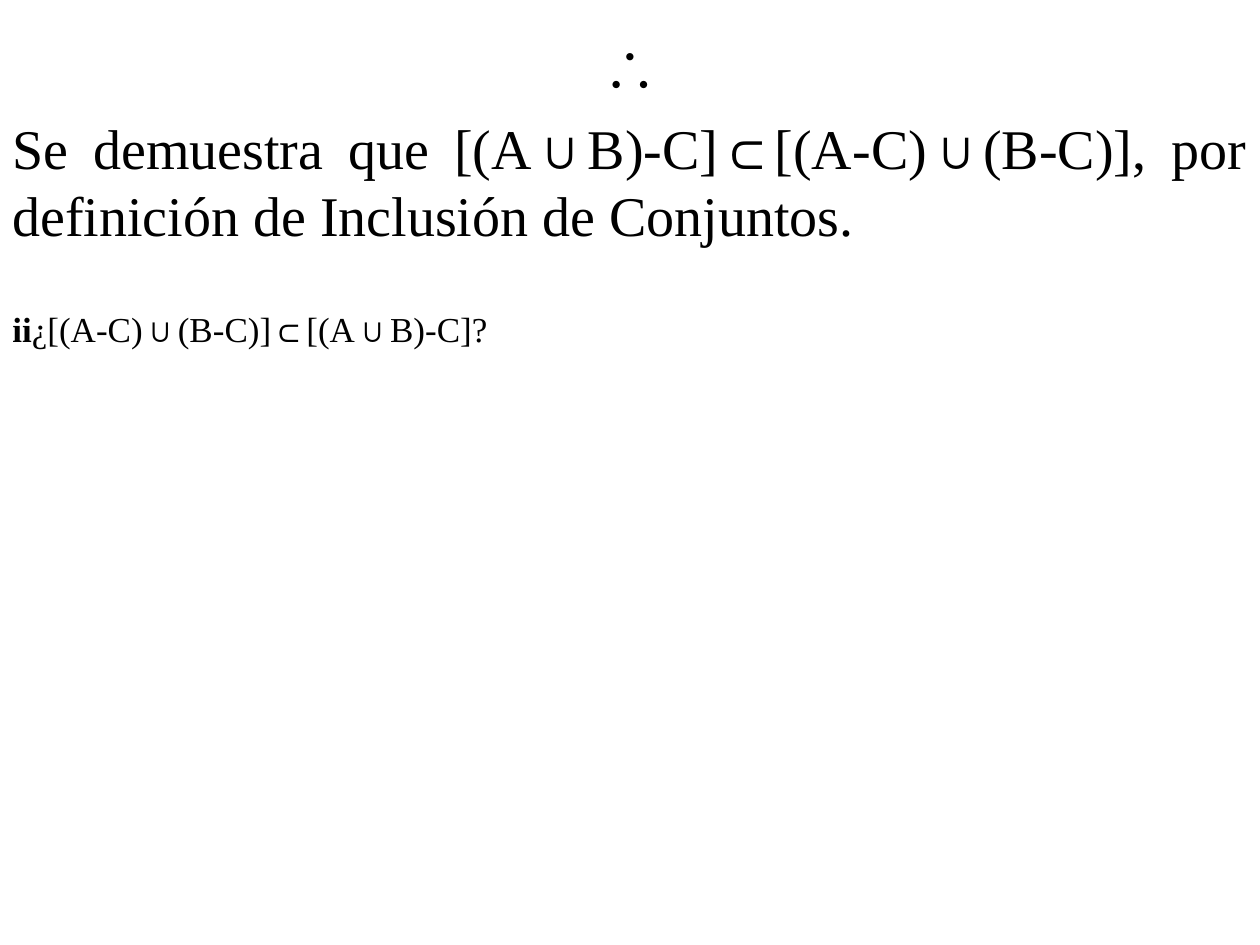
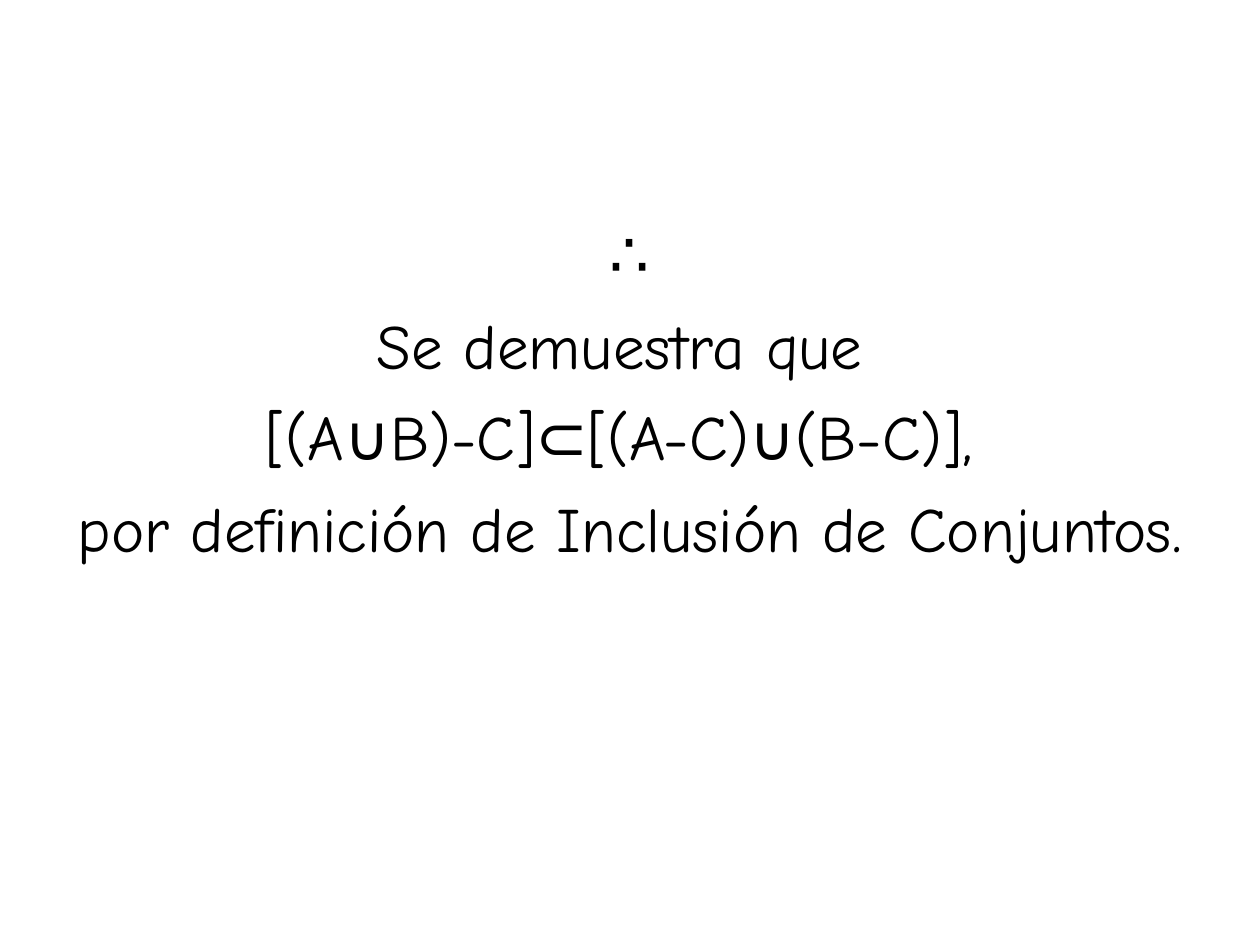
Before and after one commit to jc-gi/tc, a slide deck: slide 33 of slides/Def_Teo_Demostracion.ppt (slide 32 before the commit). Drawn at 1260x945 pixels with LibreOffice and Linux fonts; fonts in the diff are those of the drawing. Boxes give left, top, right and bottom in pixels: in the first picture for what was removed or moved away, otherwise in the second. Text is boxed around its words. In the diff, an @@ line names an element or a change of style, - is before the commit and + after.

```diff
--- a/slides/Def_Teo_Demostracion.ppt
+++ b/slides/Def_Teo_Demostracion.ppt
@@ text "∴" at (x1=78, y1=325, x2=1182, y2=565): size 32 to 36 pt, font Times New Roman to Comic Neue in "∴"; more space between paragraphs @@
@@ text at (x1=78, y1=325, x2=1182, y2=565): text changed; size 32 to 36 pt; font Times New Roman to Comic Neue @@
-Se demuestra que [(A∪B)-C]⊂[(A-C)∪(B-C)], por definición de Inclusión de Conjuntos.
-ii¿[(A-C)∪(B-C)]⊂[(A∪B)-C]?
+Se demuestra que
+[(A∪B)-C]⊂[(A-C)∪(B-C)],
+por definición de Inclusión de Conjuntos.
```
Also in this commit, not shown: 55 other slides changed, 26 slides added, 1 slide removed, 2 other files.
